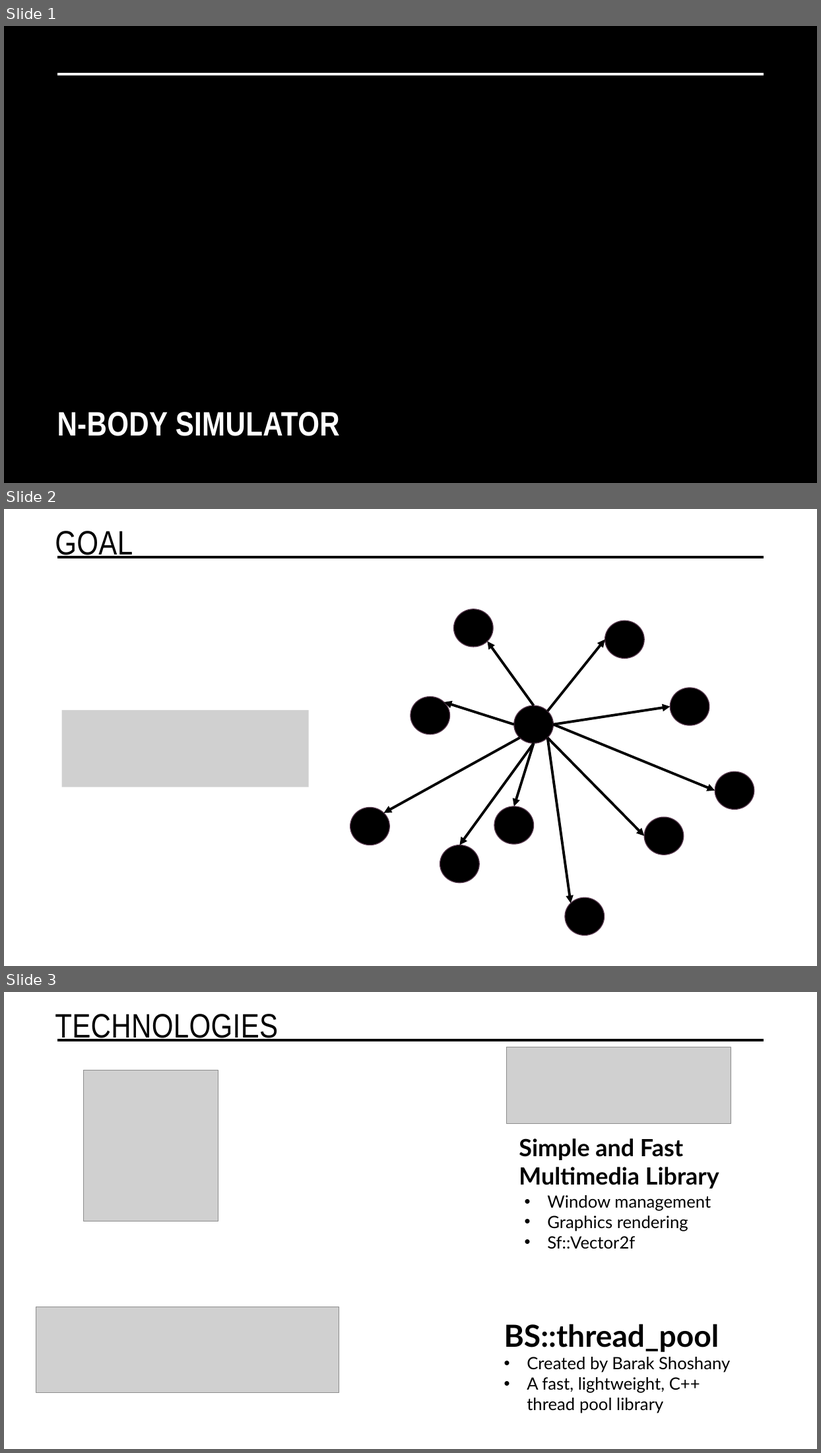
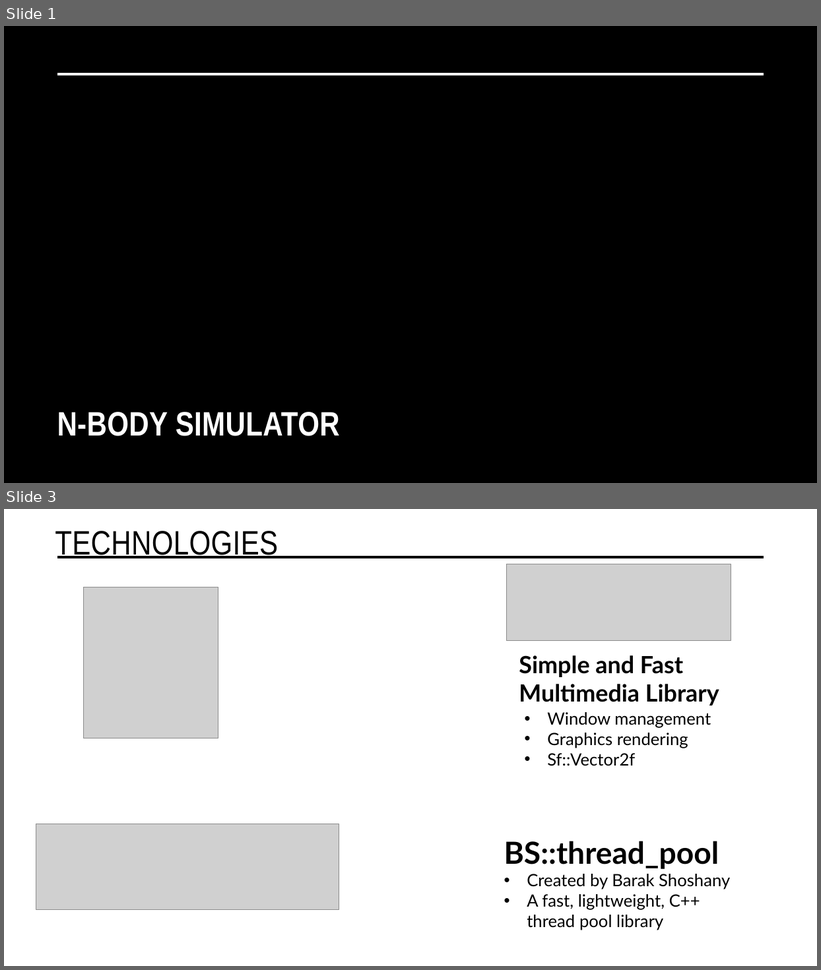
Before and after one commit to matthew9755123/N-Body_Sim, a slide deck: N-Body Simulator.pptx. Shown one above the other, each under a label of ours: slides 1, 2 and 3 before the commit, slides 1 and 3 after it; the slides between them are not shown. The pictures are 821x1453 and 821x970 pixels, drawn with LibreOffice and Linux fonts; fonts in the diff are those of the drawing; grey boxes stand for pictures; background and template pictures are left out. Boxes give left, top, right and bottom in pixels: in the first picture for what was removed or moved away, otherwise in the second. Text is boxed around its words. In the diff, an @@ line names an element or a change of style, - is before the commit and + after.

```diff
--- a/N-Body Simulator.pptx
+++ b/N-Body Simulator.pptx
@@ slide 2 removed at (4,509,817,966), background #FFFFFF; not listed: 1 template element that a slide beside it also shows @@
@@ title removed at (55,531,133,559) @@
-GOAL
@@ ellipse removed at (454,609,493,647) @@
@@ ellipse removed at (605,621,644,658) @@
@@ arrow removed from (534, 706) to (488, 642) @@
@@ arrow removed from (547, 712) to (605, 640) @@
@@ ellipse removed at (411,697,450,735) @@
@@ arrow removed from (514, 725) to (444, 702) @@
@@ ellipse removed at (514,706,553,744) @@
@@ arrow removed from (554, 725) to (670, 706) @@
@@ ellipse removed at (670,688,709,725) @@
@@ picture removed at (62,710,309,787) @@
@@ arrow removed from (554, 725) to (715, 791) @@
@@ arrow removed from (520, 738) to (384, 813) @@
@@ arrow removed from (534, 743) to (459, 846) @@
@@ arrow removed from (534, 743) to (514, 807) @@
@@ arrow removed from (547, 738) to (571, 904) @@
@@ arrow removed from (547, 738) to (644, 836) @@
@@ ellipse removed at (715,772,754,810) @@
@@ ellipse removed at (350,808,389,846) @@
@@ ellipse removed at (494,807,533,844) @@
@@ ellipse removed at (644,818,684,855) @@
@@ ellipse removed at (440,846,479,883) @@
@@ ellipse removed at (565,898,604,936) @@
```
Also in this commit, not shown: 1 slide added, 1 other slide removed, 1 other file.
